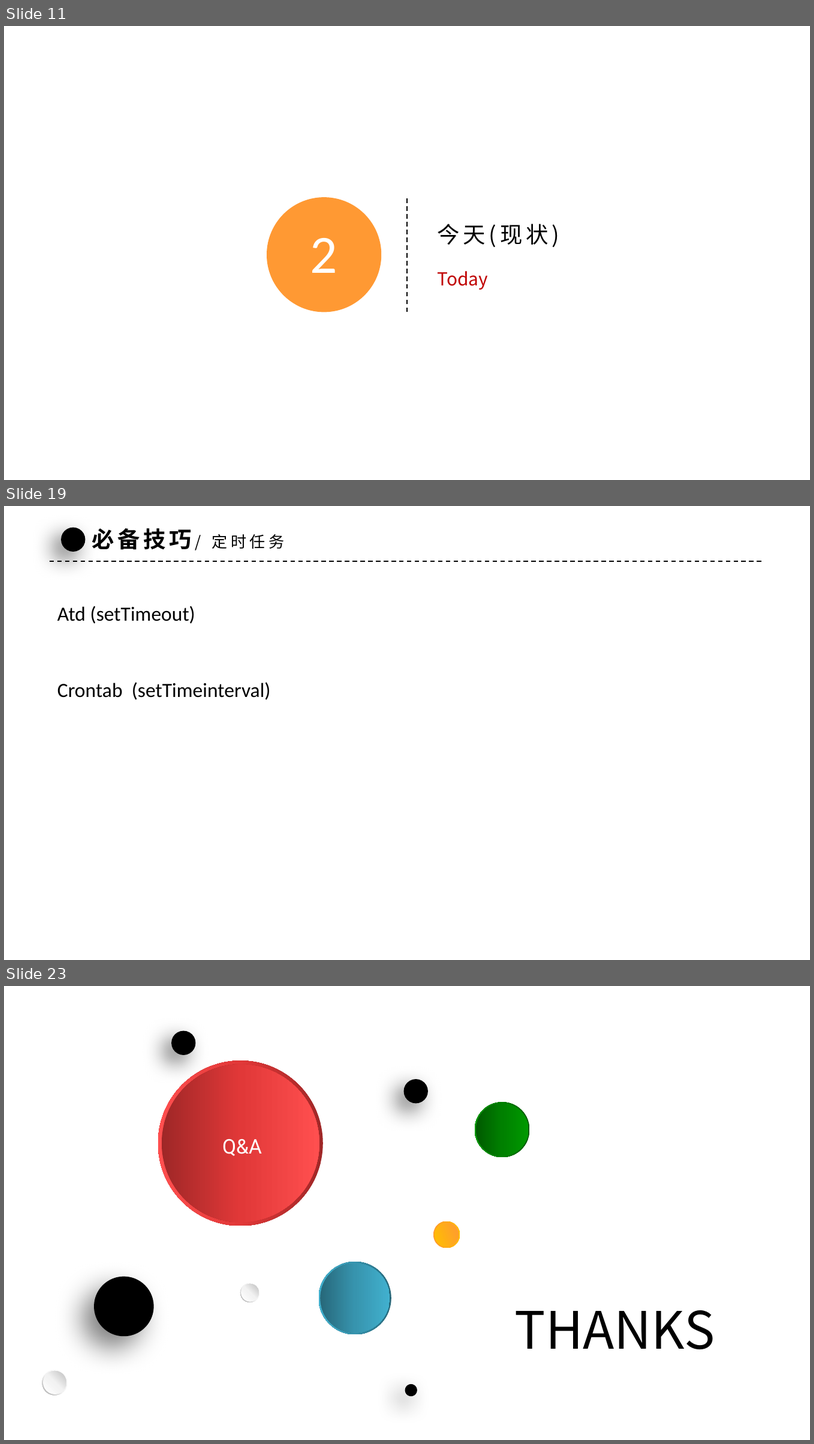
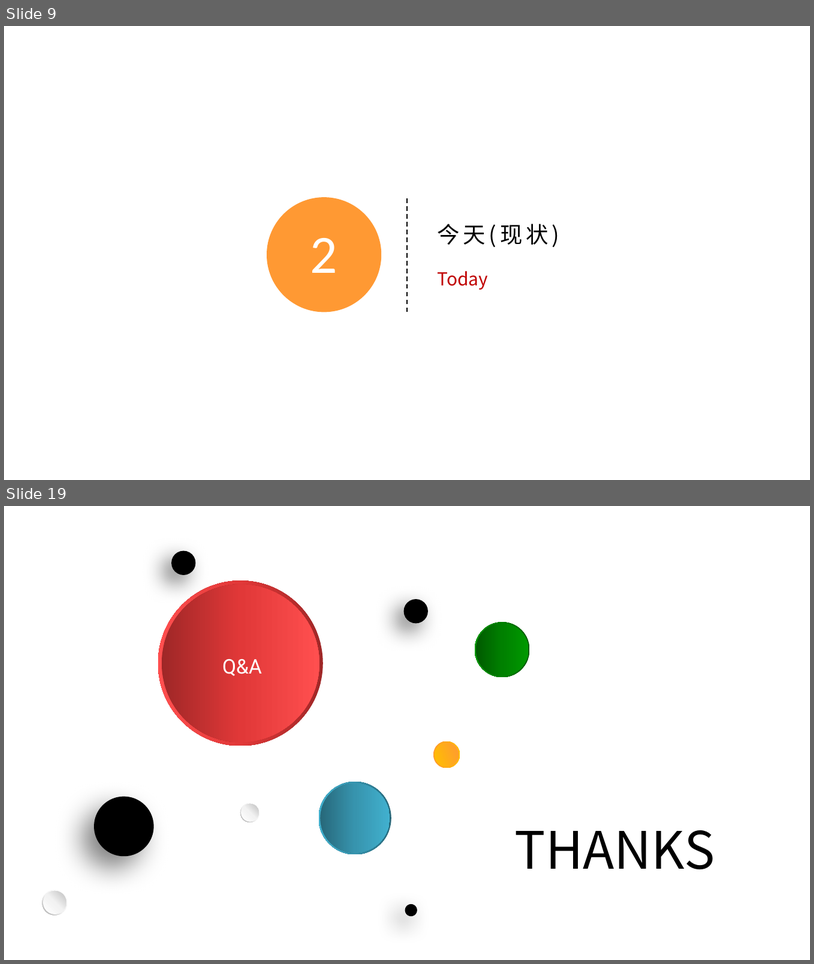
Before and after one commit to xiaoqiang-zhao/my-cellar, a slide deck: web/articles/ssr/SSR.pptx. Shown one above the other, each under a label of ours: slides 11, 19 and 23 before the commit, slides 9 and 19 after it; the slides between them are not shown. The pictures are 814x1444 and 814x964 pixels, drawn with LibreOffice and Linux fonts; fonts in the diff are those of the drawing; background and template pictures are left out. Boxes give left, top, right and bottom in pixels: in the first picture for what was removed or moved away, otherwise in the second. Text is boxed around its words. In the diff, an @@ line names an element or a change of style, - is before the commit and + after.

```diff
--- a/web/articles/ssr/SSR.pptx
+++ b/web/articles/ssr/SSR.pptx
@@ slide 19 removed at (x1=4, y1=506, x2=810, y2=960), background picture (left out) @@
@@ ellipse removed at (x1=61, y1=527, x2=86, y2=551) @@
@@ text removed at (x1=92, y1=528, x2=284, y2=550) @@
-必备技巧/ 定时任务
@@ line removed from (49, 561) to (765, 561) @@
@@ text removed at (x1=57, y1=606, x2=195, y2=624) @@
-Atd (setTimeout)
@@ text removed at (x1=57, y1=682, x2=271, y2=700) @@
-Crontab (setTimeinterval)
@@ what was slide 11 is now slide 9 @@
@@ what was slide 23 is now slide 19 @@
```
Also in this commit, not shown: 7 slides changed, 9 slides added, 11 other slides removed, 1 other file.
